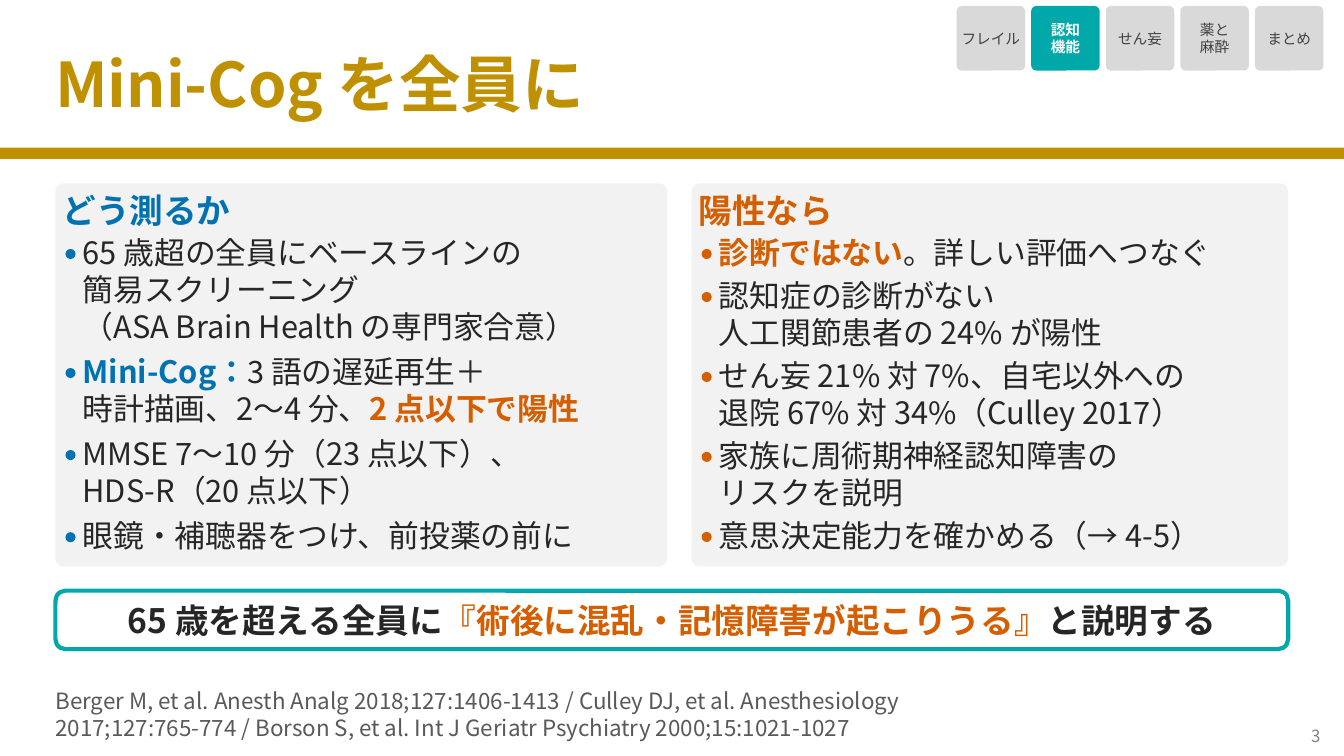
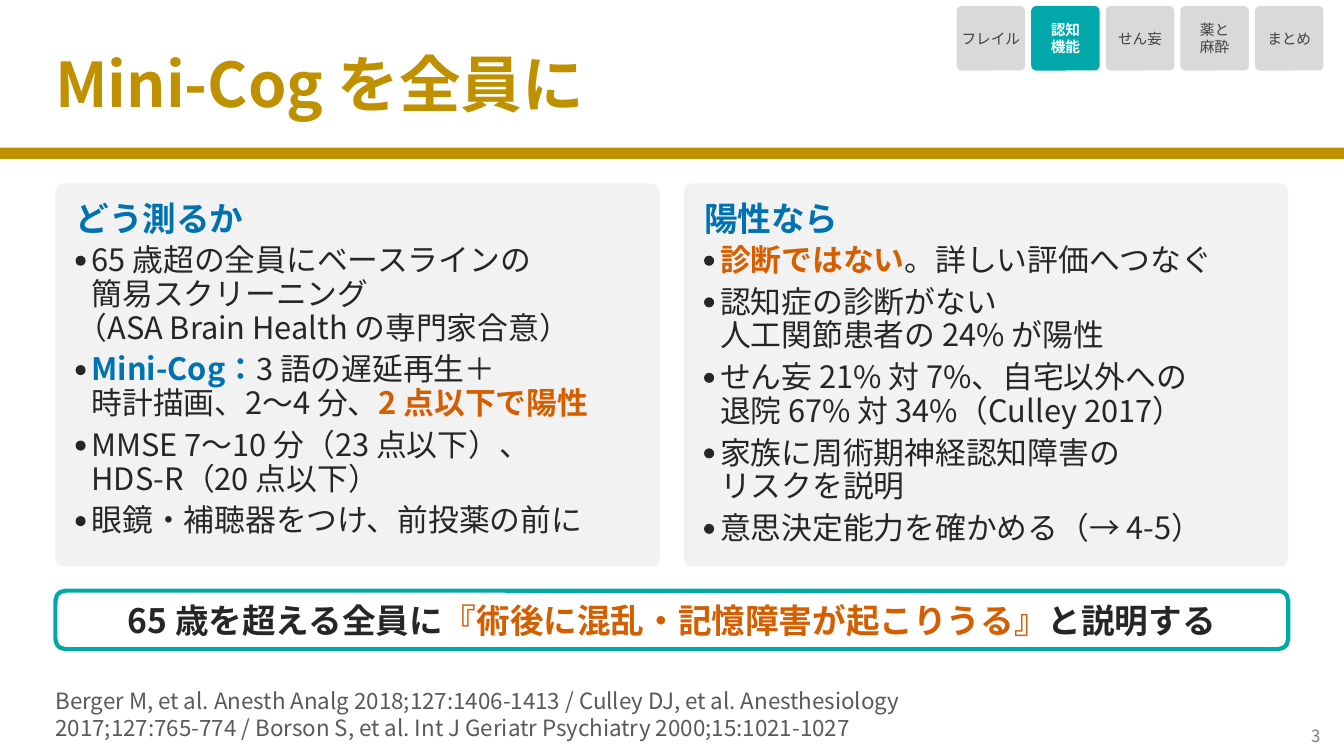
Before and after one commit to nobumitsu-3141/Anes-lecture, a slide deck: slide 4 of slides/4-11_elderly_frailty_cognition/4-11_elderly_frailty_cognition.pptx. Drawn at 1344x756 pixels with LibreOffice and Linux fonts; fonts in the diff are those of the drawing. Boxes give left, top, right and bottom in pixels: in the first picture for what was removed or moved away, otherwise in the second. Text is boxed around its words. In the diff, an @@ line names an element or a change of style, - is before the commit and + after.

```diff
--- a/slides/4-11_elderly_frailty_cognition/4-11_elderly_frailty_cognition.pptx
+++ b/slides/4-11_elderly_frailty_cognition/4-11_elderly_frailty_cognition.pptx
@@ rounded rectangle: place and size @@
-rounded rectangle at (55, 184, 667, 567)
+rounded rectangle at (55, 184, 660, 567)
@@ text "どう測るか": place and size @@
-text "どう測るか" at (63, 194, 231, 226)
+text "どう測るか" at (76, 202, 244, 234)
@@ rounded rectangle: place and size @@
-rounded rectangle at (692, 184, 1289, 567)
+rounded rectangle at (685, 184, 1290, 567)
@@ text "陽性なら": place and size @@
-text "陽性なら" at (699, 194, 833, 226)
+text "陽性なら" at (704, 202, 838, 234)
@@ text "陽性なら" at (704, 202, 838, 234): text colour #D55E00 to #0072B2 @@
@@ ellipse: place and size @@
-ellipse at (66, 249, 76, 259)
+ellipse at (76, 256, 86, 266)
@@ text "65 歳超の全員にベースラインの" rewrapped from (83, 238, 522, 267) to (92, 245, 531, 280) @@
@@ ellipse: place and size @@
-ellipse at (702, 249, 712, 259)
+ellipse at (705, 256, 715, 266)
@@ text "診断ではない。詳しい評価へつなぐ": place and size @@
-text "診断ではない。詳しい評価へつなぐ" at (719, 238, 1211, 267)
+text "診断ではない。詳しい評価へつなぐ" at (720, 245, 1212, 274)
@@ text "簡易スクリーニング" rewrapped from (83, 275, 360, 304) to (92, 279, 369, 314) @@
@@ ellipse: place and size @@
-ellipse at (702, 292, 712, 302)
+ellipse at (705, 297, 715, 308)
@@ text "認知症の診断がない" rewrapped from (719, 281, 996, 310) to (720, 287, 997, 321) @@
@@ text "（ASA Brain Health の専門家合意）" rewrapped from (83, 312, 576, 341) to (77, 307, 570, 342) @@
@@ text "Mini-Cog：3 語の遅延再生＋": place and size @@
-text "Mini-Cog：3 語の遅延再生＋" at (83, 357, 486, 391)
+text "Mini-Cog：3 語の遅延再生＋" at (92, 354, 495, 389)
@@ text "せん妄 21% 対 7%、自宅以外への" rewrapped from (719, 361, 1186, 390) to (720, 362, 1187, 397) @@
@@ ellipse: place and size @@
-ellipse at (66, 368, 76, 378)
+ellipse at (76, 365, 86, 375)
@@ text "時計描画、2〜4 分、2 点以下で陽性": place and size @@
-text "時計描画、2〜4 分、2 点以下で陽性" at (83, 389, 579, 423)
+text "時計描画、2〜4 分、2 点以下で陽性" at (92, 383, 588, 417)
@@ ellipse: place and size @@
-ellipse at (66, 450, 76, 460)
+ellipse at (76, 441, 86, 451)
@@ text "MMSE 7〜10 分（23 点以下）、" rewrapped from (83, 439, 521, 468) to (92, 430, 530, 465) @@
@@ text "HDS-R（20 点以下）" rewrapped from (83, 476, 370, 505) to (92, 458, 379, 493) @@
@@ text "リスクを説明" rewrapped from (719, 478, 903, 507) to (720, 466, 904, 500) @@
@@ text "眼鏡・補聴器をつけ、前投薬の前に": place and size @@
-text "眼鏡・補聴器をつけ、前投薬の前に" at (83, 521, 573, 550)
+text "眼鏡・補聴器をつけ、前投薬の前に" at (92, 505, 582, 534)
@@ text "意思決定能力を確かめる（→ 4-5）": place and size @@
-text "意思決定能力を確かめる（→ 4-5）" at (719, 521, 1201, 550)
+text "意思決定能力を確かめる（→ 4-5）" at (720, 513, 1203, 542)
@@ fill #0072B2 to #262626 in 4 elements at (76, 365, 86, 375), (76, 256, 86, 266), (76, 441, 86, 451), (76, 516, 86, 526) @@
@@ ellipse: place and size @@
-ellipse at (66, 532, 76, 542)
+ellipse at (76, 516, 86, 526)
@@ fill #D55E00 to #262626 in 5 elements at (705, 373, 715, 383), (705, 449, 715, 459), (705, 297, 715, 308), (705, 256, 715, 266), (705, 524, 715, 534) @@
@@ ellipse: place and size @@
-ellipse at (702, 532, 712, 542)
+ellipse at (705, 524, 715, 534)
```
Also in this commit, not shown: 5 other slides changed, 2 slides added, 5 other files.
